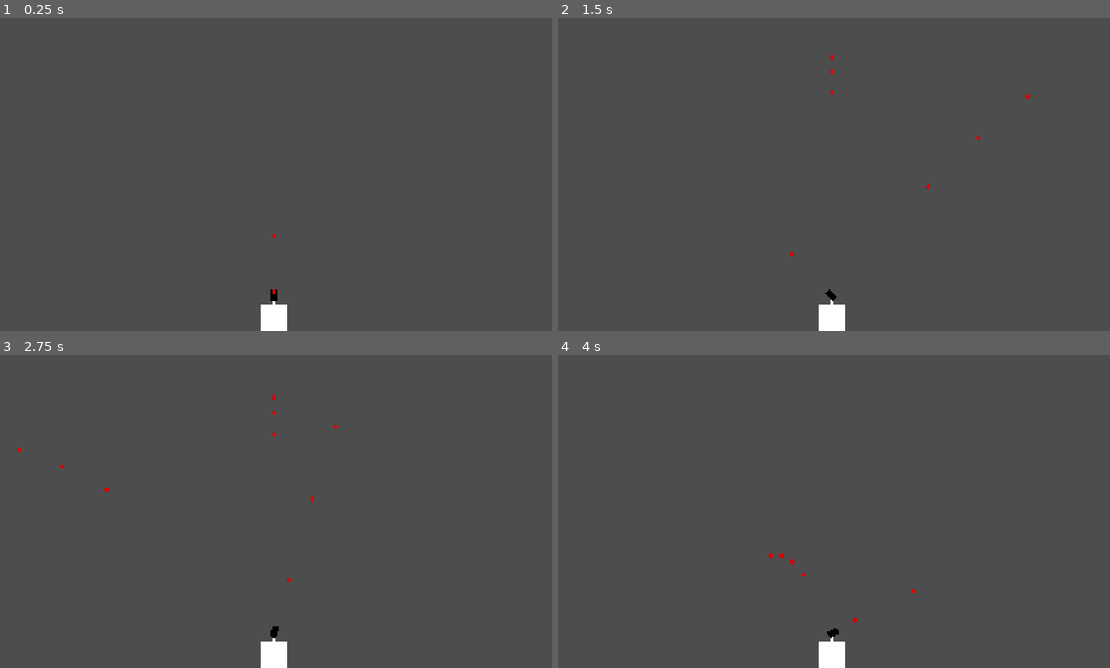
Above: before the commit, frames 1-4 (two rows, left to right).
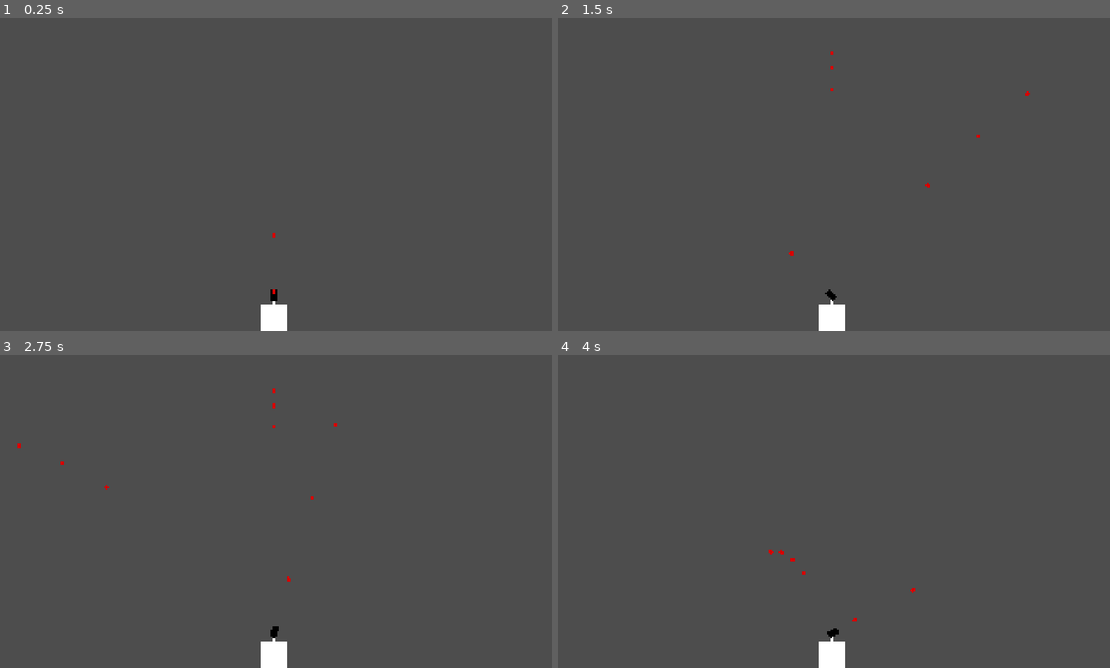
Above: after the commit, the same moments.

Repository: BilgiPasa/2d-gun-turret
Game: Godot game, scene res://Scenes/main_scene.tscn
Same seed, same stepped clock (60 frames per second), same inputs: the game is played once before the commit and once after it.
Inputs (mouse positions are in pixels of both pictures, inside the frame that each line leads up to):
- Up to frame 1 (0.25 s): no input
- Up to frame 2 (1.5 s): tap Enter at 0.5 s; move the mouse to (955, 158) at 0.52 s; move the mouse to (718, 190) at 1.27 s
- Up to frame 3 (2.75 s): move the mouse to (331, 442) at 2.02 s
- Up to frame 4 (4 s): move the mouse to (806, 574) at 2.77 s; tap Space at 3.5 s; move the mouse to (999, 558) at 3.52 s

The runs differ from the first frame. In frame 1, less than 0.1% of the frame differs, in the area x 49-50%, y 68-70%; in frame 2, less than 0.1%; in frame 3, 0.1%, in the area x 3-62%, y 10-72%; in frame 4, less than 0.1%.

Commit message:
Code cleanup in gun turret script

Diff:
--- a/Scripts/gun_turret.gd
+++ b/Scripts/gun_turret.gd
@@ -5,20 +5,19 @@
 @onready var gun_sprite: Sprite2D = $GunSprite
 @onready var can_shoot_timer: Timer = $CanShootTimer
 @onready var target_find_area: Area2D = $TargetFindArea
-@onready var mouse_position_node = $MousePositionNode
+@onready var mouse_position_node: Node2D = $MousePositionNode
 const SHOOT_TIMER_WAIT_TIME: float = 0.2
 const BULLET_SCENE = preload("res://Scenes/bullet.tscn")
 var gravity_amount: float = ProjectSettings.get_setting("physics/2d/default_gravity")
 var can_shoot: bool = true
-var shoot_vector: Vector2
 var targets: Array[Node2D]
 
 # Shoot Bullet Calculation Variables
-const BULLET_DEFAULT_LIN_VEL_X: int = 2000
+const BULLET_DEFAULT_LIN_VEL_X: float = 2000
 const BULLET_MIN_REACH_TIME: float = 0.5
 var t: float
-var bullet_lin_vel_x: float
-var bullet_lin_vel_y: float
+var target_relative_position: Vector2
+var shoot_vector: Vector2
 
 func _ready() -> void:
 	process_mode = Node.PROCESS_MODE_PAUSABLE
@@ -42,26 +41,27 @@
 		can_shoot_timer.start()
 
 func shoot_bullet_to(target: Node2D) -> void:
+	target_relative_position = Vector2(target.global_position.x - gun_sprite.global_position.x, target.global_position.y - gun_sprite.global_position.y)
+
 	if target is MovableEnemy:
 		var new_bullet = BULLET_SCENE.instantiate()
 		# TODO: Finish here
 	else:
 		var new_bullet = BULLET_SCENE.instantiate()
-		t = abs(target.global_position.x - gun_sprite.global_position.x) / BULLET_DEFAULT_LIN_VEL_X
+		t = abs(target_relative_position.x) / BULLET_DEFAULT_LIN_VEL_X
 
 		if t >= BULLET_MIN_REACH_TIME:
-			if target.global_position.x - gun_sprite.global_position.x > 0:
-				bullet_lin_vel_x = BULLET_DEFAULT_LIN_VEL_X
+			if target_relative_position.x > 0:
+				shoot_vector.x = BULLET_DEFAULT_LIN_VEL_X
 			else:
-				bullet_lin_vel_x = -BULLET_DEFAULT_LIN_VEL_X
+				shoot_vector.x = -BULLET_DEFAULT_LIN_VEL_X
 
-			bullet_lin_vel_y = ((target.global_position.y - gun_sprite.global_position.y) - (gravity_amount * pow(t, 2)) / 2) / t
+			shoot_vector.y = (target_relative_position.y / t) - (gravity_amount * (t + 0.05) / 2)
 		else:
 			t = BULLET_MIN_REACH_TIME
-			bullet_lin_vel_x = (target.global_position.x - gun_sprite.global_position.x) / t
-			bullet_lin_vel_y = ((target.global_position.y - gun_sprite.global_position.y) - (gravity_amount * pow(t, 2) / 2)) / t
+			shoot_vector.x = target_relative_position.x / t
+			shoot_vector.y = (target_relative_position.y / t) - (gravity_amount * (t + 0.05) / 2)
 
-		shoot_vector = Vector2(bullet_lin_vel_x, bullet_lin_vel_y)
 		gun_sprite.look_at(shoot_vector)
 		new_bullet.transform = gun_sprite.global_transform
 		owner.add_child(new_bullet)
@@ -81,7 +81,8 @@
 	return closest_node
 
 func how_far(target_global_position: Vector2) -> float:
-	return sqrt(pow(target_global_position.x - gun_sprite.global_position.x, 2) + pow(target_global_position.y - gun_sprite.global_position.y, 2))
+	target_relative_position = Vector2(target_global_position.x - gun_sprite.global_position.x, target_global_position.y - gun_sprite.global_position.y)
+	return sqrt(pow(target_relative_position.x, 2) + pow(target_relative_position.y, 2))
 
 func _on_can_shoot_timer_timeout() -> void:
 	can_shoot_timer.stop()
